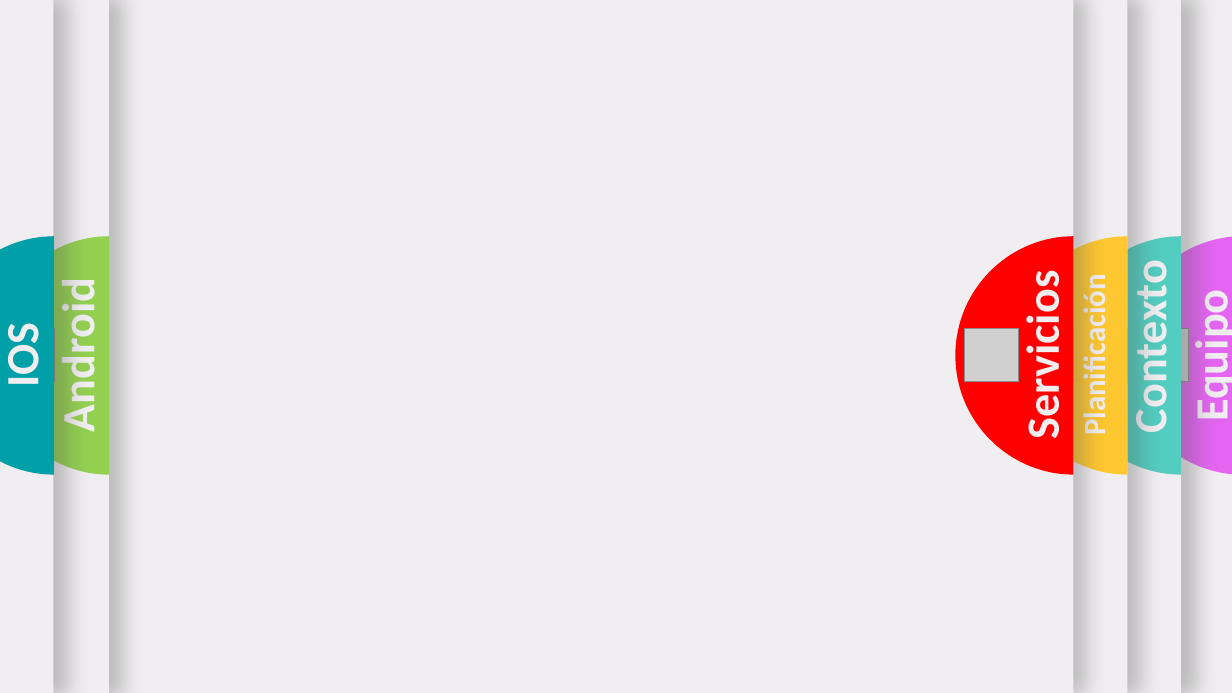
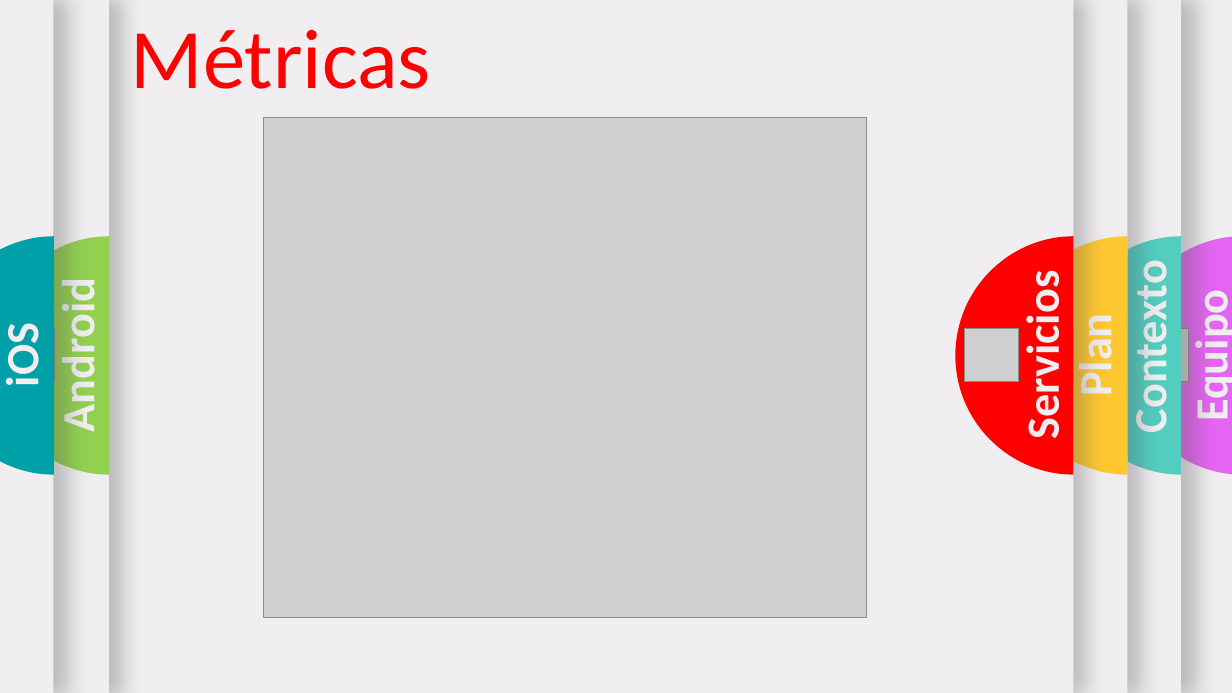
Before and after one commit to RaizrNs3/Presentaci-n, a slide deck: slide 11 of Template con trancisiones.pptx (slide 10 before the commit). Drawn at 1232x693 pixels with LibreOffice and Linux fonts; fonts in the diff are those of the drawing; grey boxes stand for pictures; background and template pictures are left out. Boxes give left, top, right and bottom in pixels: in the first picture for what was removed or moved away, otherwise in the second. Text is boxed around its words. In the diff, an @@ line names an element or a change of style, - is before the commit and + after.

```diff
--- a/Template con trancisiones.pptx
+++ b/Template con trancisiones.pptx
@@ text added at box(131, 29, 431, 89), 66 pt, text #FF0000 @@
+Métricas
@@ picture added at box(263, 118, 867, 618) @@
@@ text at box(0, 329, 50, 385): text changed @@
-IOS
+iOS
@@ text at box(1067, 321, 1123, 394): text changed; size 24 to 36 pt @@
-Planificación
+Plan
```
Also in this commit, not shown: 11 other slides changed, 3 slides added.
